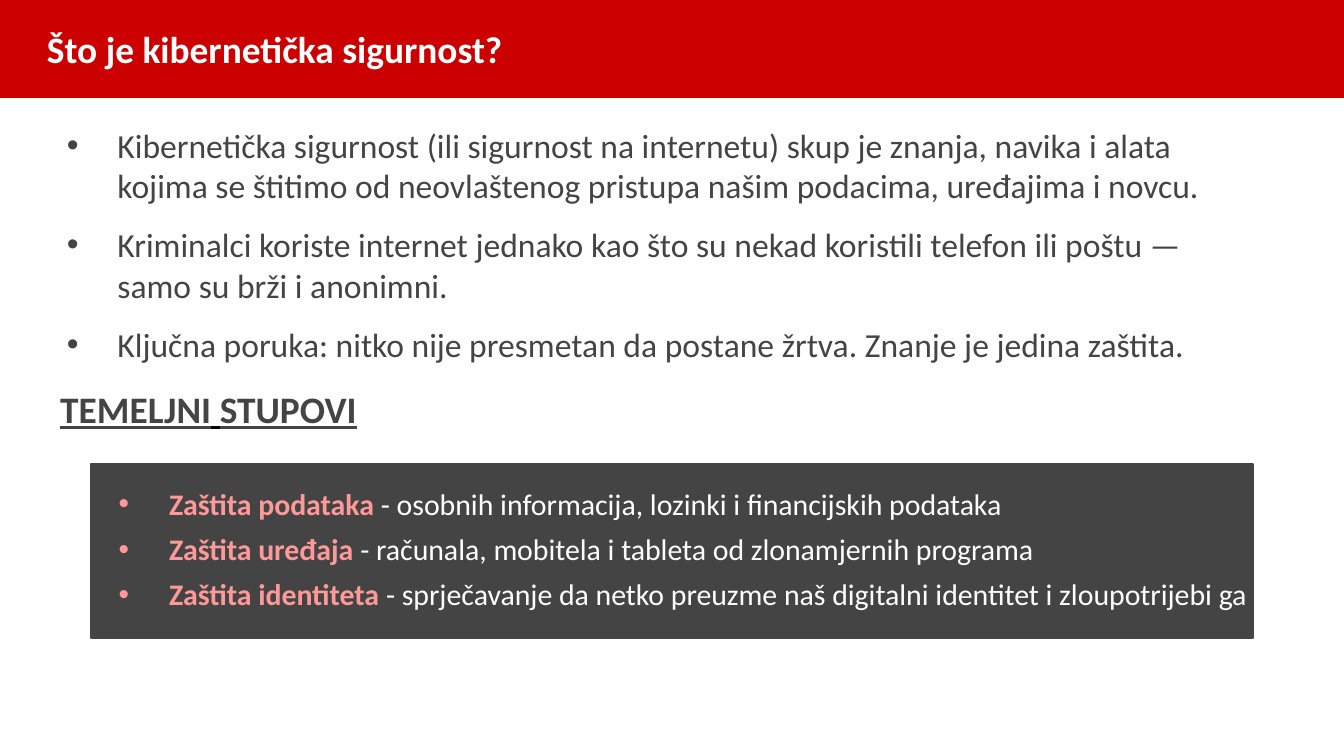
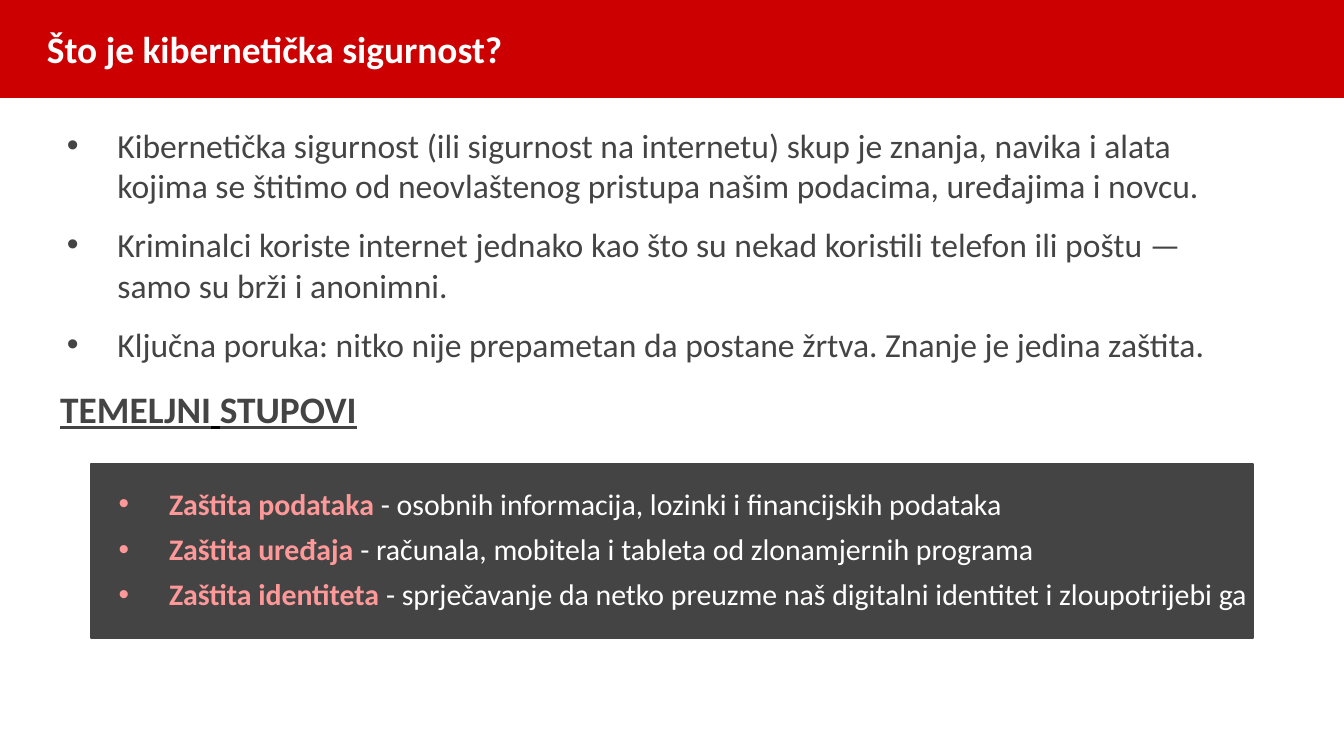
Before and after one commit to brunobilandzic/dipl, a slide deck: slide 3 of praksa/RAST/izradaprezentacije/Sigurnost_na_internetu_prezentacija.pptx. Drawn at 1344x756 pixels with LibreOffice and Linux fonts; fonts in the diff are those of the drawing. Boxes give left, top, right and bottom in pixels: in the first picture for what was removed or moved away, otherwise in the second. Text is boxed around its words. In the diff, an @@ line names an element or a change of style, - is before the commit and + after.

```diff
--- a/praksa/RAST/izradaprezentacije/Sigurnost_na_internetu_prezentacija.pptx
+++ b/praksa/RAST/izradaprezentacije/Sigurnost_na_internetu_prezentacija.pptx
@@ text at (117,333,1204,363): text changed @@
-• Ključna poruka: nitko nije presmetan da postane žrtva. Znanje je jedina zaštita.
+• Ključna poruka: nitko nije prepametan da postane žrtva. Znanje je jedina zaštita.
```
Also in this commit, not shown: 3 other slides changed, 1 slide added, 29 other files.
